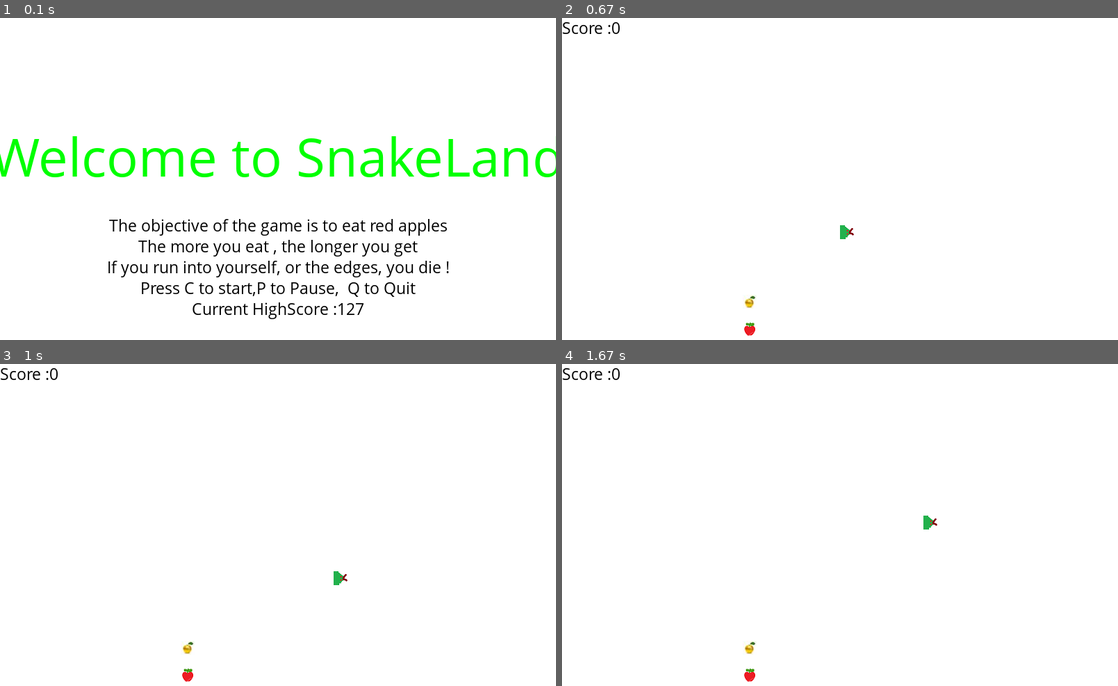
Above: before the commit, frames 1-4 (two rows, left to right).
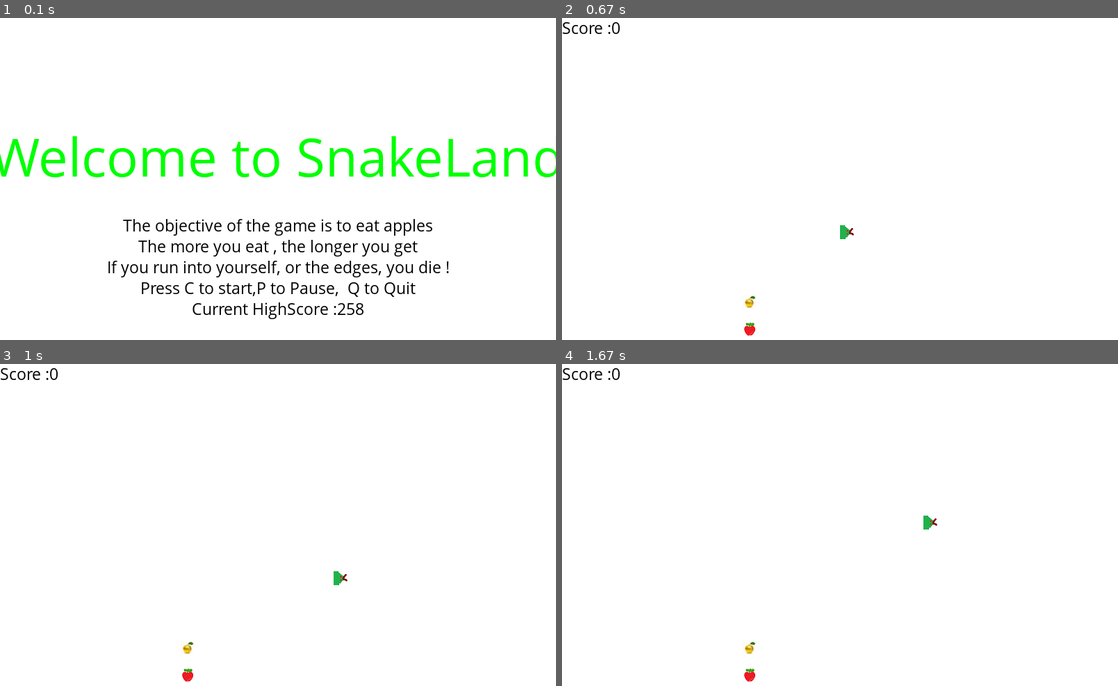
Above: after the commit, the same moments.

Repository: hrsvrdhn/snake_pygame
Game: pygame game, started from Game/click_to_play.py
The game is run twice, just before and just after one commit, with the same random seed, the same clock (stepped at 60 frames per second) and the same inputs.
Inputs:
- Up to frame 1 (0.1 s): no input
- Up to frame 2 (0.67 s): tap C at 0.33 s
- Up to frame 3 (1 s): hold Right from 0.67 s (still down)
- Up to frame 4 (1.67 s): release Right at 1.13 s; hold Up 1.17-1.47 s; hold Right from 1.5 s (still down)

The runs differ from the first frame. In frame 1, 1.1% of the frame differs, in the area x 19-81%, y 62-93%; in frame 2, nothing differs; in frame 3, nothing differs; in frame 4, nothing differs.

Commit message:
Fixed bugs

Diff:
--- a/Game/highscore.txt
+++ b/Game/highscore.txt
@@ -1 +1 @@
-127
+258
--- a/Game/snakes.py
+++ b/Game/snakes.py
@@ -60,7 +60,7 @@
 		gameDisplay.fill(white)
 
 		message_to_screen("Welcome to SnakeLand", green, -100, "large")
-		message_to_screen("The objective of the game is to eat red apples", black, 0)
+		message_to_screen("The objective of the game is to eat apples", black, 0)
 		message_to_screen("The more you eat , the longer you get", black, 30)
 		message_to_screen("If you run into yourself, or the edges, you die !", black, 60)
 		message_to_screen("Press C to start,P to Pause,  Q to Quit", black, 90)
@@ -136,7 +136,7 @@
 
 		while gameOver == True:
 			gameDisplay.fill(white)
-			message_to_screen("Game Over", red, -100, "large")
+			message_to_screen("Game Over!", red, -100, "large")
 			message_to_screen("Your Score :" + str(current_score), red, 0 , "medium")
 			message_to_screen(" Press C to play again or Q to quit ",black, 50, "medium")
 			pygame.display.update()
Empty file removed: Game/high.json
Not shown, changed: Game/snakes.pyc
